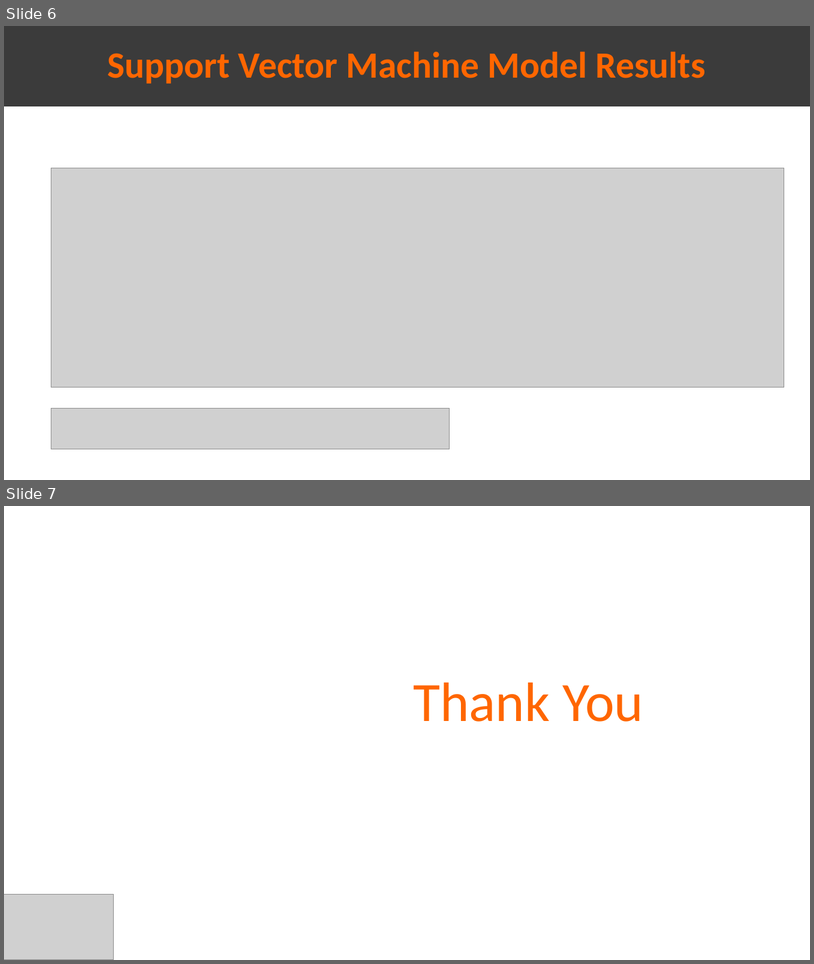
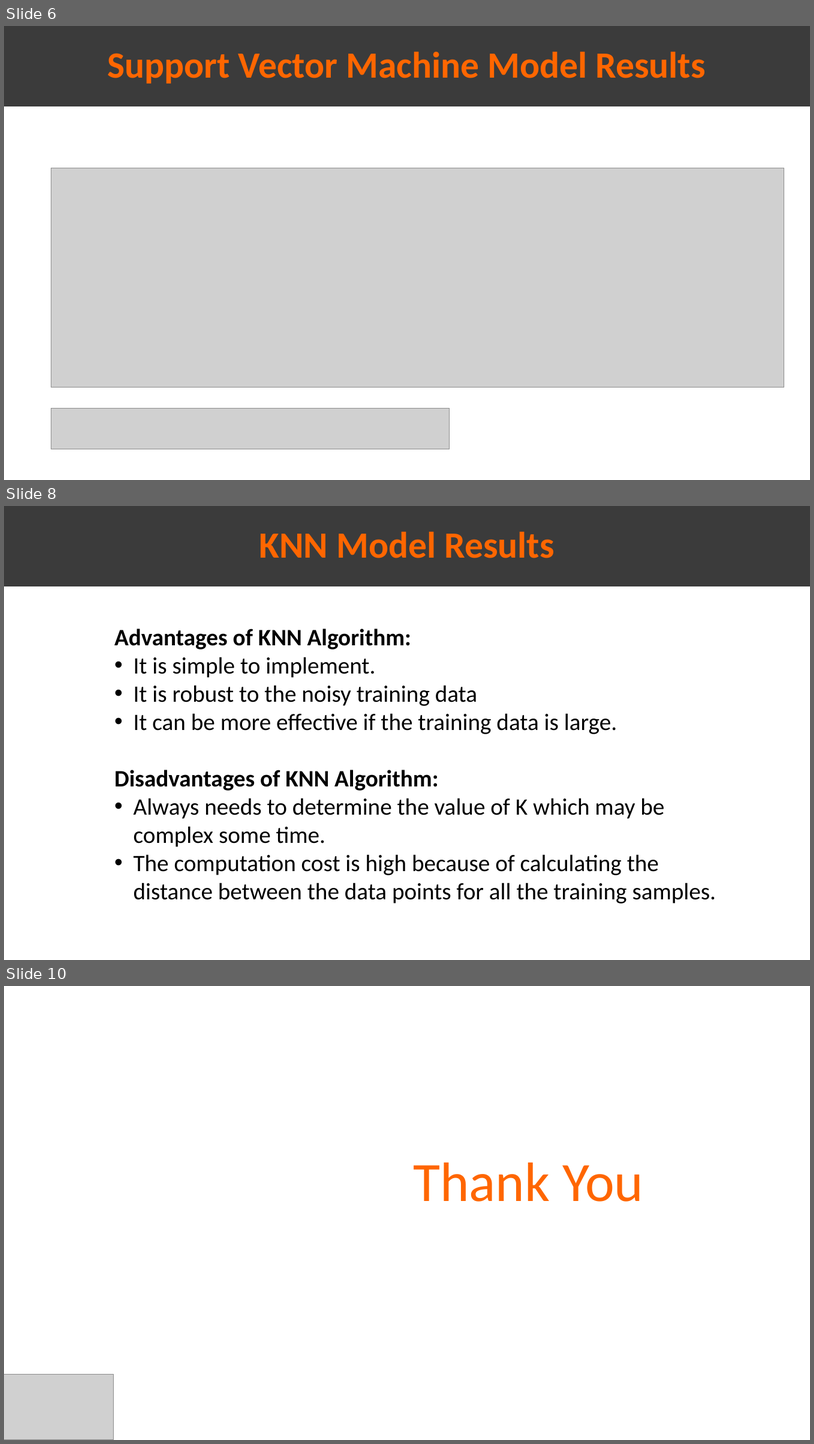
Before and after one commit to Omar-Safwat/HealthCare_project, a slide deck: Week_12/ML_model.pptx. Shown one above the other, each under a label of ours: slides 6 and 7 before the commit, slides 6, 8 and 10 after it; the slides between them are not shown. The pictures are 814x964 and 814x1444 pixels, drawn with LibreOffice and Linux fonts; fonts in the diff are those of the drawing; grey boxes stand for pictures. Boxes give left, top, right and bottom in pixels: in the first picture for what was removed or moved away, otherwise in the second. Text is boxed around its words. In the diff, an @@ line names an element or a change of style, - is before the commit and + after.

```diff
--- a/Week_12/ML_model.pptx
+++ b/Week_12/ML_model.pptx
@@ slide 8 added at box(4, 506, 810, 960), background #FFFFFF @@
@@ rectangle added at box(4, 506, 810, 586), fill #3B3B3B, 44 pt, text #FF6600, bold @@
+KNN Model Results
@@ text added at box(114, 628, 717, 903), 28 pt, text #000000 @@
+Advantages of KNN Algorithm:
+• It is simple to implement.
+• It is robust to the noisy training data
+• It can be more effective if the training data is large.
+Disadvantages of KNN Algorithm:
+• Always needs to determine the value of K which may be complex some time.
+• The computation cost is high because of calculating the distance between the data points for all the training samples.
@@ what was slide 7 is now slide 10 @@
```
Also in this commit, not shown: 1 slide changed, 2 other slides added.
